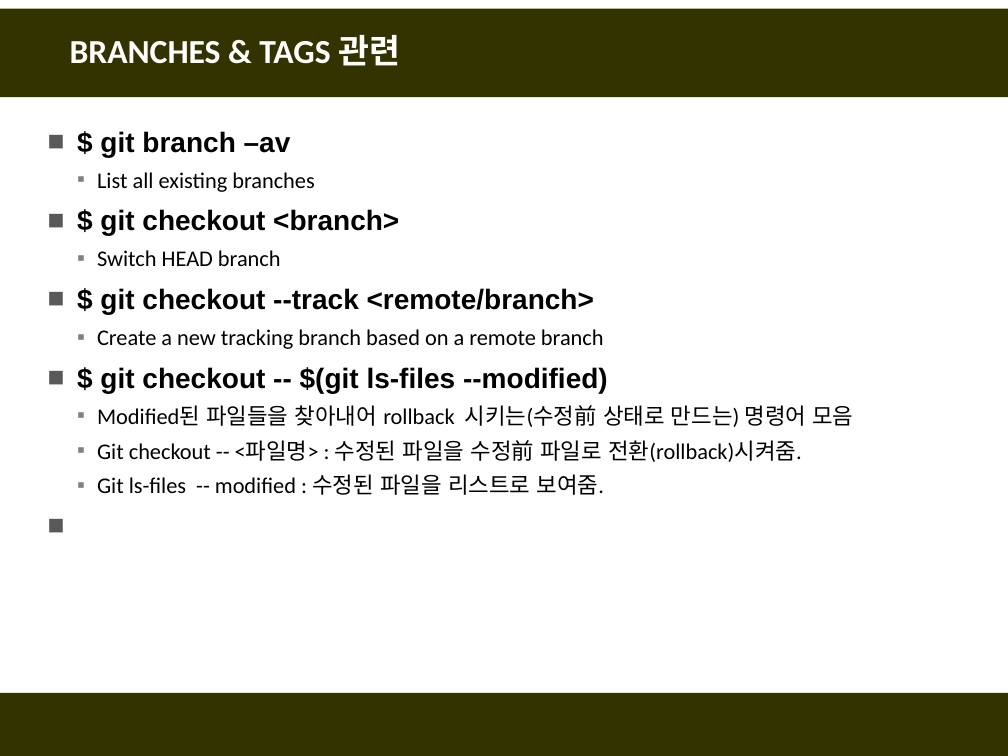
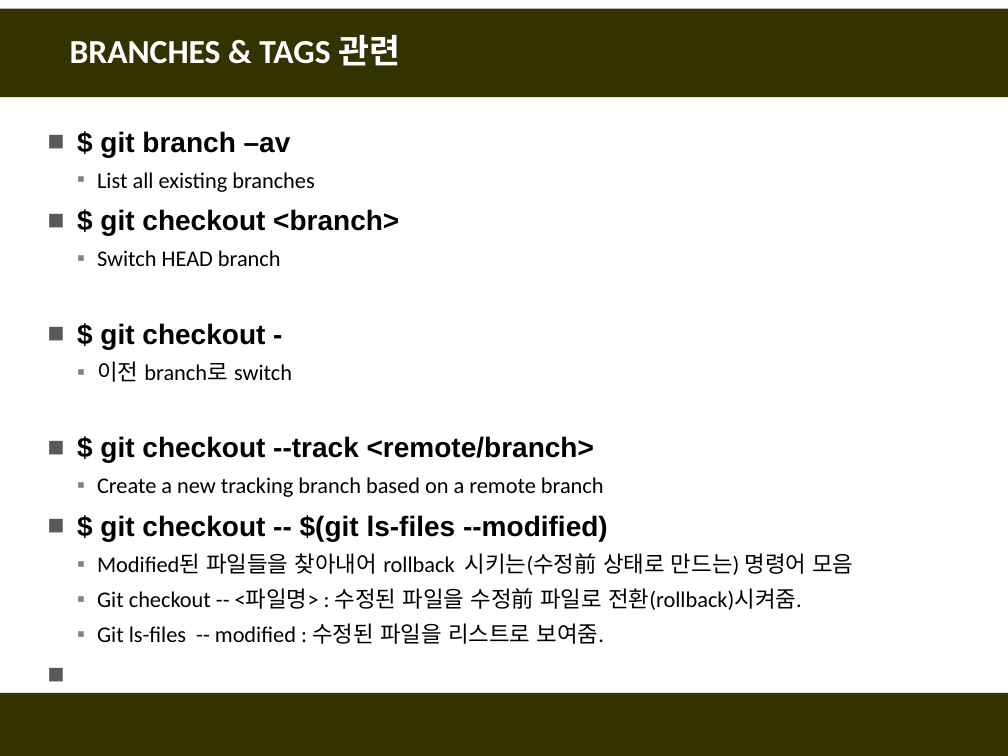
Before and after one commit to fasthill/github-lecture, a slide deck: slide 8 of git및github첫걸음11-명령어모음.pptx (slide 6 before the commit). Drawn at 1008x756 pixels with LibreOffice and Linux fonts; fonts in the diff are those of the drawing. Boxes give left, top, right and bottom in pixels: in the first picture for what was removed or moved away, otherwise in the second. Text is boxed around its words. In the diff, an @@ line names an element or a change of style, - is before the commit and + after.

```diff
--- a/git및github첫걸음11-명령어모음.pptx
+++ b/git및github첫걸음11-명령어모음.pptx
@@ text at bbox=[97, 323, 292, 382]: paragraphs added @@
+■ $ git checkout -
+  ▪ 이전 branch로 switch
```
Also in this commit, not shown: 2 other slides changed, 2 slides added.
